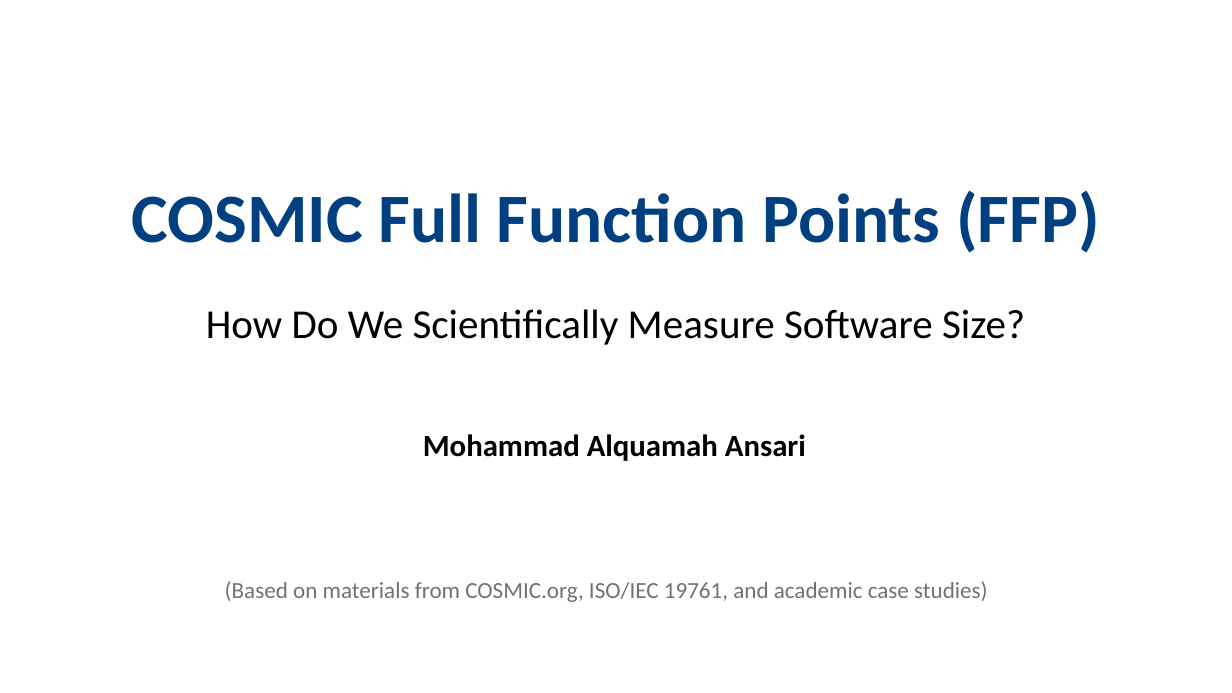
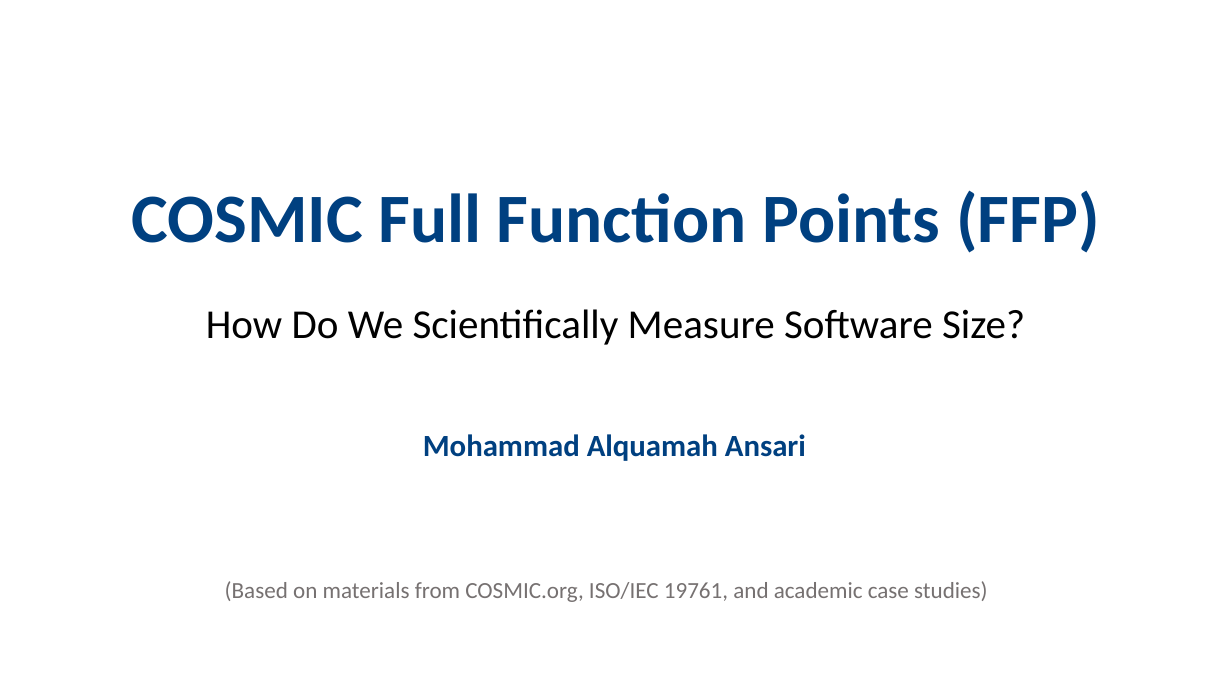
Before and after one commit to AlqamahAnsari/Presentation, a slide deck: slide 1 of COSMIC Full Function Points (FFP).pptx. Drawn at 1232x693 pixels with LibreOffice and Linux fonts; fonts in the diff are those of the drawing. Boxes give left, top, right and bottom in pixels: in the first picture for what was removed or moved away, otherwise in the second. Text is boxed around its words. In the diff, an @@ line names an element or a change of style, - is before the commit and + after.

```diff
--- a/COSMIC Full Function Points (FFP).pptx
+++ b/COSMIC Full Function Points (FFP).pptx
@@ text "Mohammad Alquamah Ansari" at (423,434,806,461): text colour #000000 to #004080 @@
```
